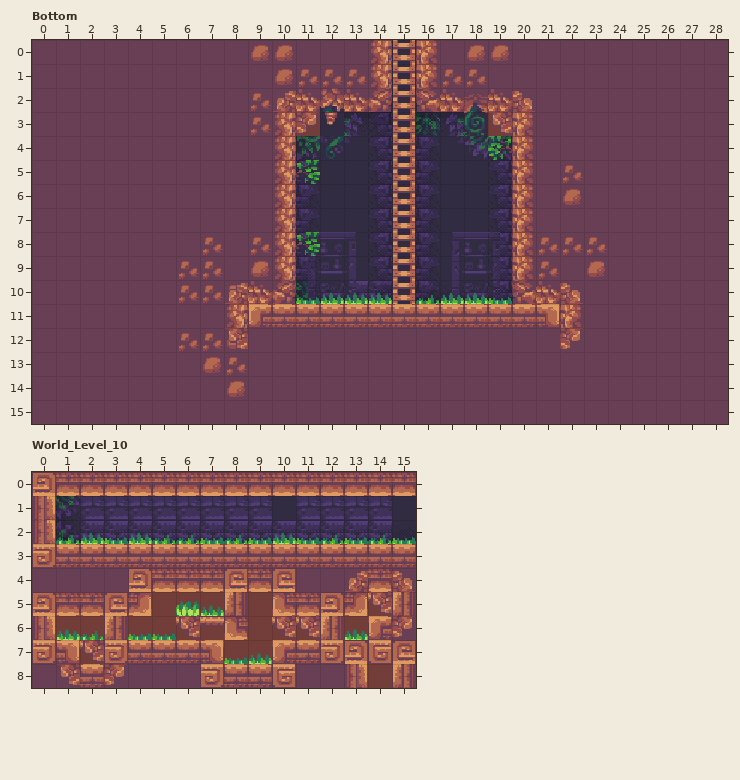
LDtk project -- assets/maps/map03/world03.ldtk. The picture above is the old version.
Cells are 16x16 px. Shown: Bottom x 0..28, y 0..15; World_Level_10 x 0..15, y 0..8. The commit also changed other parts of the map, which this record leaves out.
After the commit:
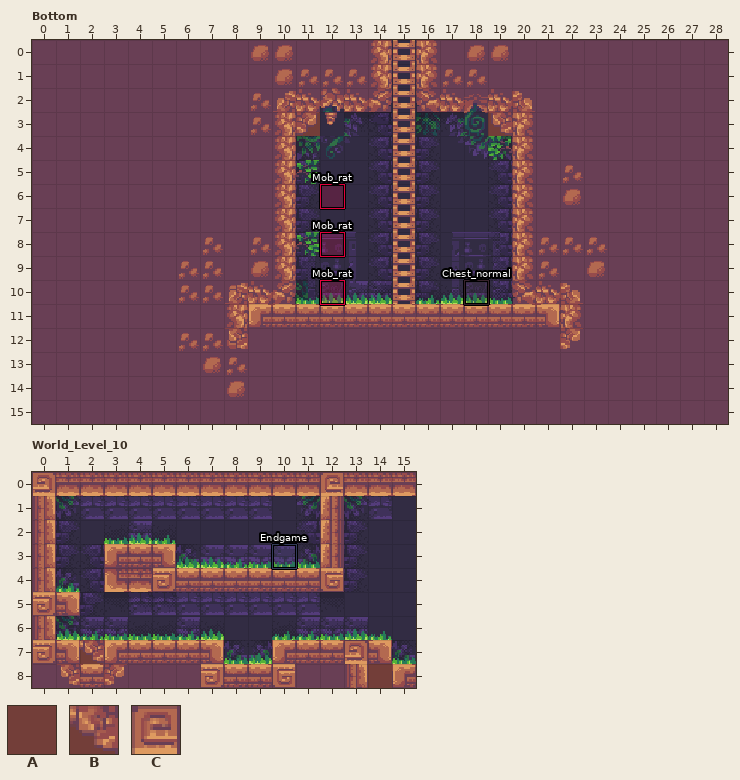
Key: from "Collisions": A 1 "Solid"; from "IntGridd": B 1 "dirt", C 3 "stone".
_ is an empty cell.
Objects are placed by their top-left corner, in cells (3,4 is the top-left corner of cell 3,4); size is 1x1 cell unless given.
Change:
{"where": "layer \"Entities\", Bottom"}
{"now": "\"Mob_rat\" rectangle at 12,10"}
{"now": "\"Mob_rat\" rectangle at 12,8"}
{"now": "\"Mob_rat\" rectangle at 12,6"}
{"now": "\"Chest_normal\" rectangle at 18,10"}
{"where": "layer \"Entities\", World_Level_10"}
{"now": "\"Endgame\" rectangle at 10,3"}
{"where": "layer \"Collisions\", World_Level_10"}
{"y":1,"x":12,"old":"_","new":"A"}
{"y":2,"x":12,"old":"_","new":"A"}
{"y":3,"x":1,"old":"AA","new":"__"}
{"y":3,"x":6,"old":"AAAAAA","new":"______"}
{"y":3,"x":13,"old":"AAA","new":"___"}
{"y":4,"x":1,"old":"AA","new":"__"}
{"y":4,"x":13,"old":"AAA","new":"___"}
{"y":5,"x":2,"old":"AAAAAAAAAAAAAA","new":"______________"}
{"y":6,"x":1,"old":"AAAAAAAAAAAAAAA","new":"_______________"}
{"y":7,"x":8,"old":"AA","new":"__"}
{"y":7,"x":15,"old":"A","new":"_"}
{"where": "layer \"IntGridd\", World_Level_10"}
{"y":1,"x":12,"old":"_","new":"C"}
{"y":2,"x":12,"old":"_","new":"C"}
{"y":3,"x":1,"old":"CC","new":"__"}
{"y":3,"x":6,"old":"CCCCCC","new":"______"}
{"y":3,"x":13,"old":"CCC","new":"___"}
{"y":4,"x":1,"old":"CC","new":"__"}
{"y":4,"x":13,"old":"CCC","new":"___"}
{"y":5,"x":2,"old":"CCC","new":"___"}
{"y":5,"x":8,"old":"C","new":"_"}
{"y":5,"x":10,"old":"CCCCBC","new":"______"}
{"y":6,"x":3,"old":"C","new":"_"}
{"y":6,"x":6,"old":"BBC","new":"___"}
{"y":6,"x":10,"old":"BBC","new":"___"}
{"y":6,"x":14,"old":"CC","new":"__"}
{"y":7,"x":15,"old":"C","new":"_"}
